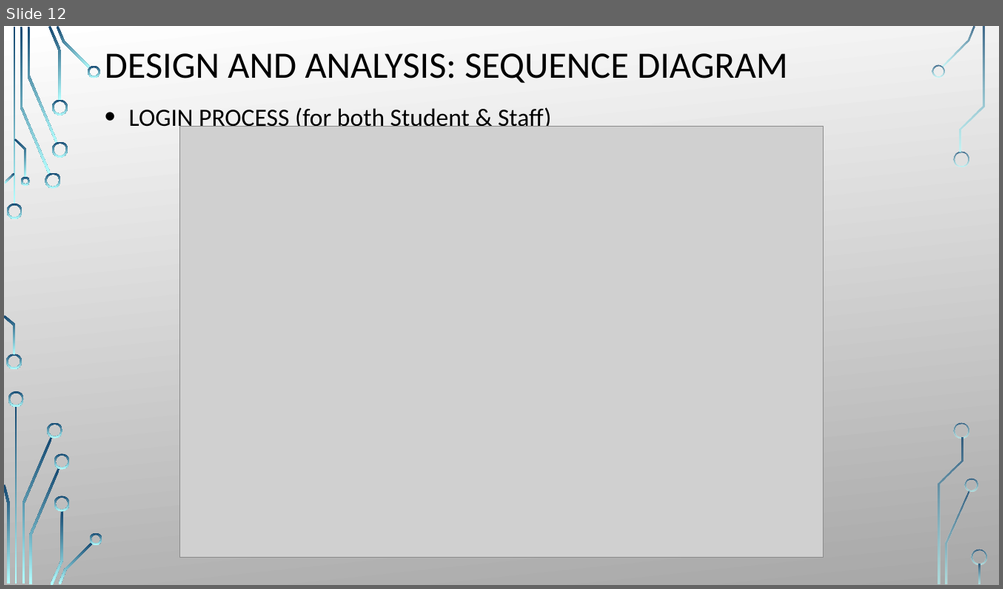
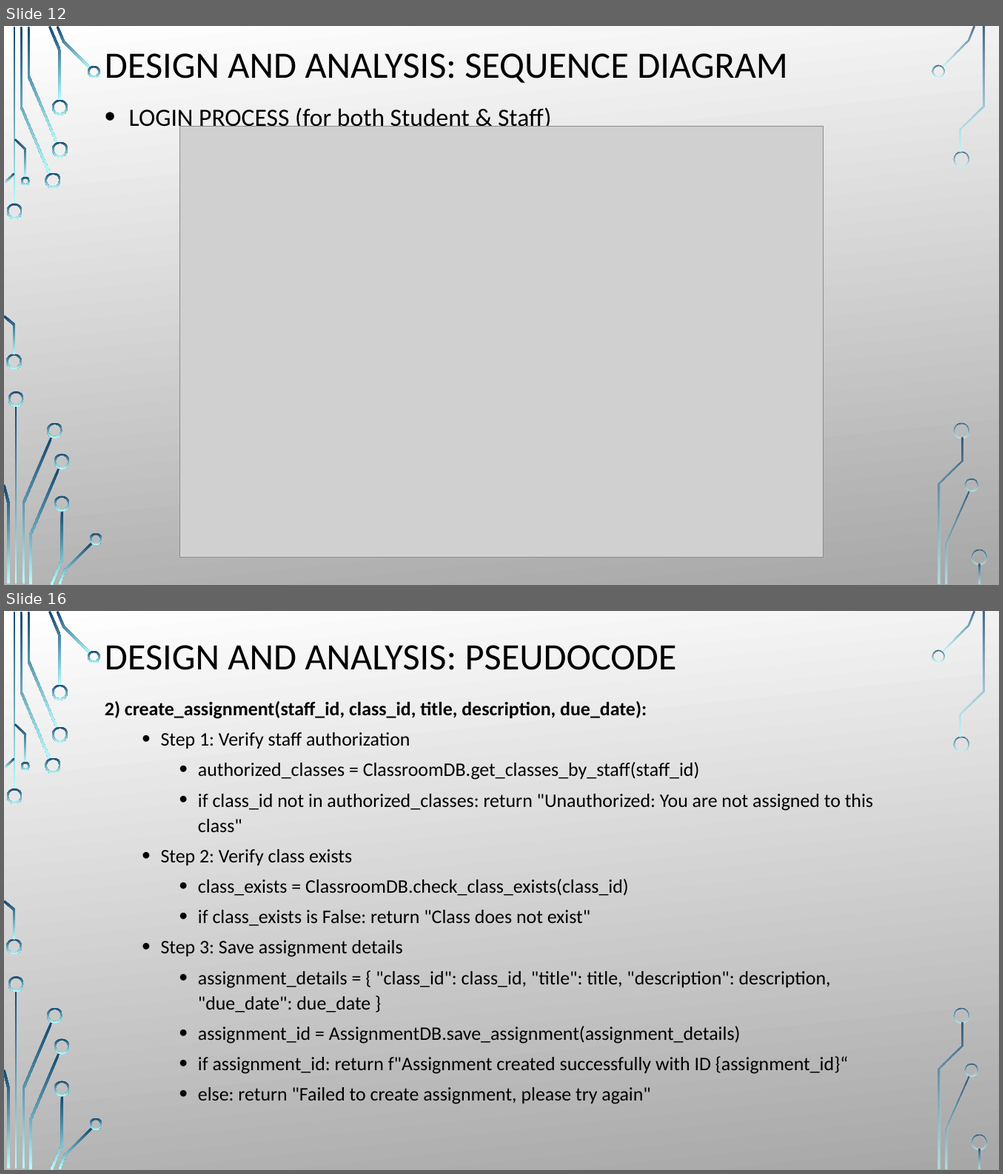
Before and after one commit to AadhyaJoshi/LearnScape, a slide deck: documentation/project_overview.pptx. Shown one above the other, each under a label of ours: slide 12 before the commit, slides 12 and 16 after it; the slides between them are not shown. The pictures are 1003x589 and 1003x1174 pixels, drawn with LibreOffice and Linux fonts; fonts in the diff are those of the drawing; grey boxes stand for pictures; background and template pictures are left out. Boxes give left, top, right and bottom in pixels: in the first picture for what was removed or moved away, otherwise in the second. Text is boxed around its words. In the diff, an @@ line names an element or a change of style, - is before the commit and + after.

```diff
--- a/documentation/project_overview.pptx
+++ b/documentation/project_overview.pptx
@@ slide 16 added at <box>4,611,999,1170</box>, background picture (left out); not listed: 36 template elements that a slide beside it also shows @@
@@ title added at <box>105,645,677,670</box>, 36 pt, text #000000 @@
+DESIGN AND ANALYSIS: PSEUDOCODE
@@ text added at <box>105,701,873,1105</box>, 18.5 pt, text #000000 @@
+2) create_assignment(staff_id, class_id, title, description, due_date):
+  • Step 1: Verify staff authorization
+    • authorized_classes = ClassroomDB.get_classes_by_staff(staff_id)
+    • if class_id not in authorized_classes: return "Unauthorized: You are not assigned to this class"
+  • Step 2: Verify class exists
+    • class_exists = ClassroomDB.check_class_exists(class_id)
+    • if class_exists is False: return "Class does not exist"
+  • Step 3: Save assignment details
+    • assignment_details = { "class_id": class_id, "title": title, "description": description, "due_date": due_date }
+    • assignment_id = AssignmentDB.save_assignment(assignment_details)
+    • if assignment_id: return f"Assignment created successfully with ID {assignment_id}“
+    • else: return "Failed to create assignment, please try again"
```
Also in this commit, not shown: 3 slides changed, 3 other slides added, 5 slides removed, 10 other files.
